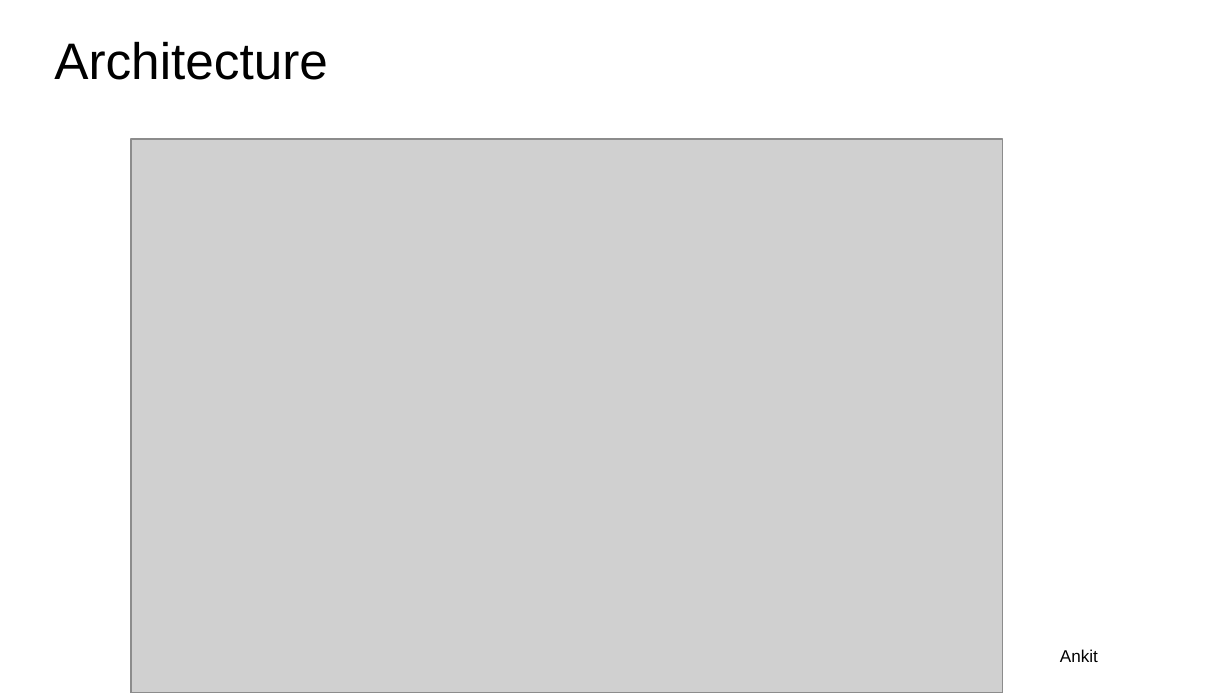
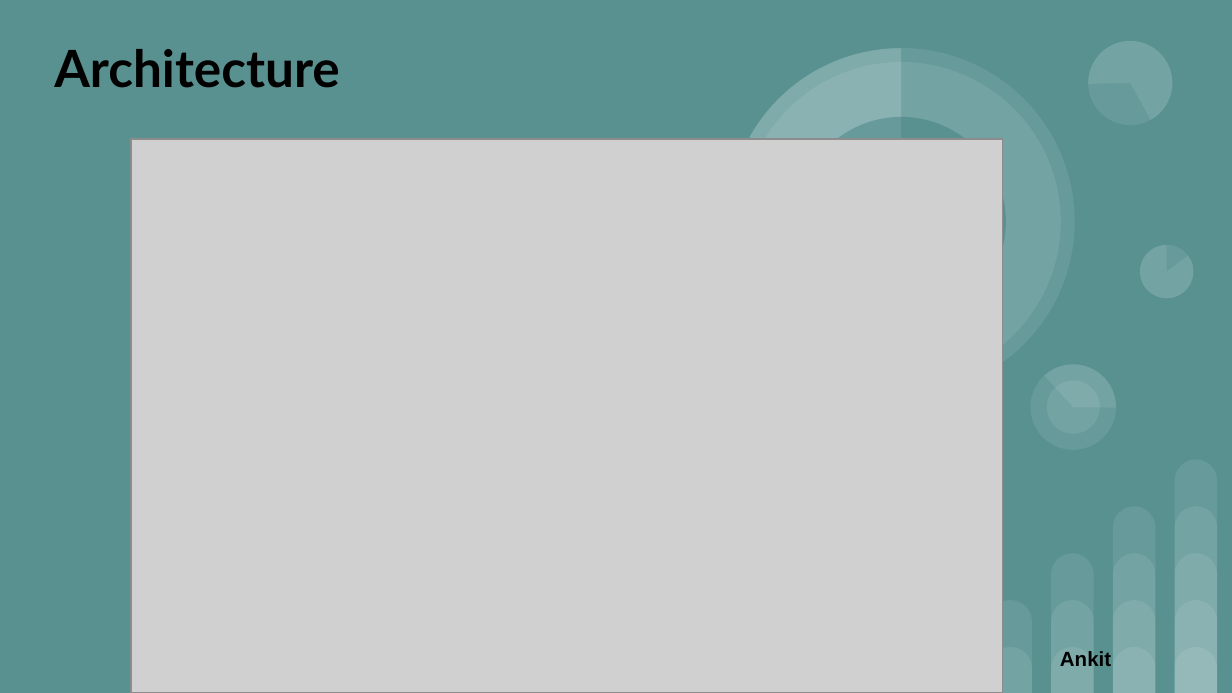
Before and after one commit to AnkitPrakash687/kafka-group06, a slide deck: slide 14 of docs/Group 6 Kafka.pptx (slide 12 before the commit). Drawn at 1232x693 pixels with LibreOffice and Linux fonts; fonts in the diff are those of the drawing; grey boxes stand for pictures. Boxes give left, top, right and bottom in pixels: in the first picture for what was removed or moved away, otherwise in the second. Text is boxed around its words. In the diff, an @@ line names an element or a change of style, - is before the commit and + after.

```diff
--- a/docs/Group 6 Kafka.pptx
+++ b/docs/Group 6 Kafka.pptx
@@ background #FFFFFF to #599191 @@
@@ title "Architecture" at (54,49,340,88): font Arial to Lato, bold on; vertical alignment bottom to middle @@
@@ group added at (680,0,1193,450): 7 ellipses, 5 pie slice (boxed as its full ellipse)s @@
@@ text "Ankit" at (1060,651,1111,666): size 10 to 12 pt, bold on @@
@@ group added at (989,460,1217,692): 14 round same rects @@
```
Also in this commit, not shown: 14 other slides changed, 5 slides added, 2 slides removed.
